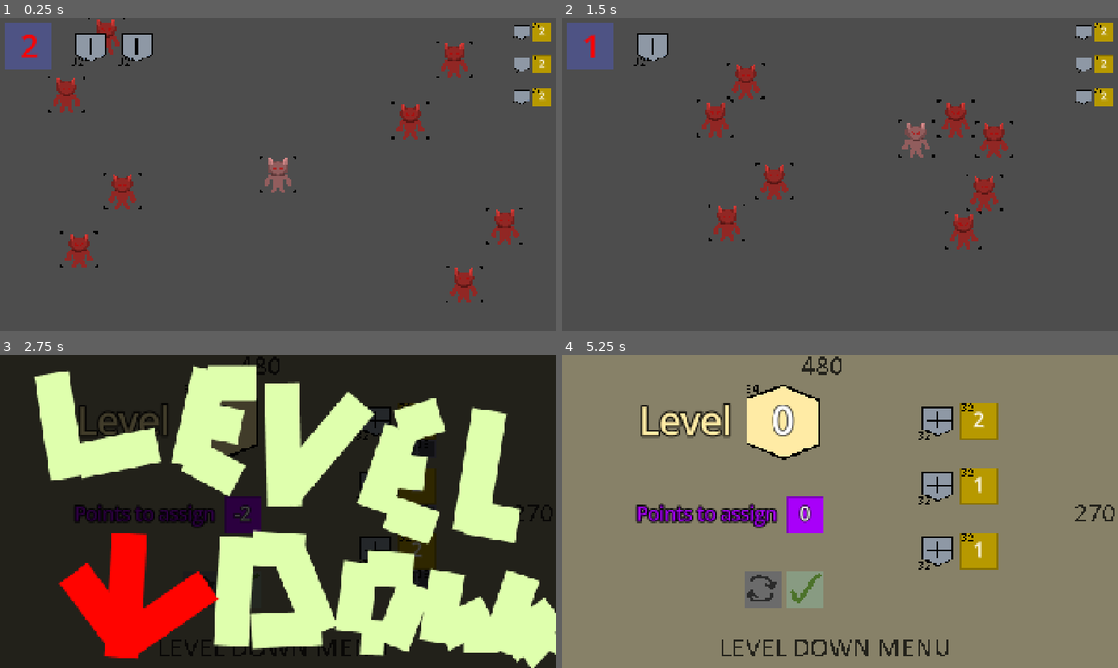
Above: before the commit, frames 1-4 (two rows, left to right).
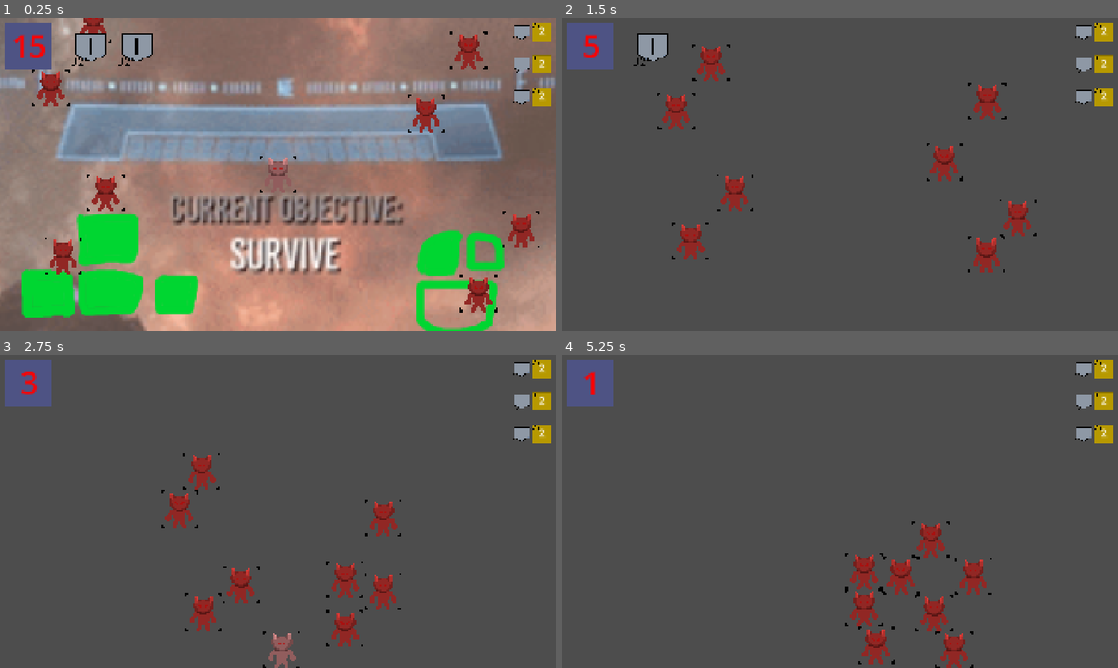
Above: after the commit, the same moments.

Repository: Paul-Sml/GameJam-gmtk2026
Game: Godot game, scene res://game_scene.tscn
Same seed, same stepped clock (60 frames per second), same inputs: the game is played once before the commit and once after it.
Inputs (mouse positions are in pixels of both pictures, inside the frame that each line leads up to):
- Up to frame 1 (0.25 s): no input
- Up to frame 2 (1.5 s): move the mouse to (962, 158) at 0.52 s; hold Right (right) 0.53-1.28 s; click (962, 158) at 0.6 s; move the mouse to (728, 190) at 1.27 s; hold Down (down) from 1.28 s (still down); click (728, 190) at 1.35 s
- Up to frame 3 (2.75 s): release Down (down) at 2 s; click (200, 589) at 2.02 s
- Up to frame 4 (5.25 s): click (806, 589) at 2.77 s; click (979, 448) at 3.52 s; click (979, 514) at 4.27 s; click (979, 580) at 5.02 s

The runs differ from the first frame. In frame 1, 95% of the frame differs, in the area x 0-100%, y 0-100%; in frame 2, 6.0%; in frame 3, 100%; in frame 4, 100%.

Commit message:
armor upgrade working

Diff:
--- a/Entities/Player/player.gd
+++ b/Entities/Player/player.gd
@@ -2,10 +2,6 @@
 class_name Player
 
 @onready var sprite: Sprite2D = $Sprite2D
-
-signal armor_updated(amount: int)
-var resource: CharacterStatsResource
-var current_armor: int = 2
 
 const INVINCIBILITY_DURATION: float = 1.0
 var is_invincible: bool = false
@@ -13,14 +9,10 @@
 @export var speed: float = 600.0
 @onready var hit_box: Hitbox = %HitBox
 @onready var attack_cooldown: Timer = %Cooldown
-const ATTACK_DURATION: float = 0.3
+const ATTACK_DURATION: float = 0.2
 
 var knockback_velocity: Vector2 = Vector2.ZERO
 const KNOCKBACK_POWER: float = 1200
-
-func set_resource(player_resource: CharacterStatsResource) -> void:
-	resource = player_resource
-	current_armor = player_resource.armor
 
 func _physics_process(delta: float) -> void:
 	movement(delta)
@@ -59,10 +51,10 @@
 	take_damage()
 
 func take_damage() -> void:
-	if current_armor == 0:
+	if PlayerStats.current_armor == 0:
 		print("defeat")
-	current_armor -= 1
-	armor_updated.emit(current_armor)
+	PlayerStats.current_armor -= 1
+	PlayerStats.armor_updated.emit(PlayerStats.current_armor)
 
 func start_invincibility() -> void:
 	is_invincible = true
--- a/EventBus.gd
+++ /dev/null
@@ -1,4 +0,0 @@
-extends Node
-
-func _on_downgrage_stat():
-	pass
--- /dev/null
+++ b/PlayerStats.gd
@@ -0,0 +1,10 @@
+extends Node
+
+signal armor_updated(amount: int)
+
+@onready var resource: CharacterStatsResource = CharacterStatsResource.new()
+var current_armor: int = 2
+
+func reset_current_armor() -> void:
+	current_armor = PlayerStats.resource.armor
+	armor_updated.emit(current_armor)
--- a/UI/level_down_menu.gd
+++ b/UI/level_down_menu.gd
@@ -1,9 +1,8 @@
 extends Control
 class_name LevelDownMenu
 
-signal next_level
+signal next_level()
 
-@export var player_resource: CharacterStatsResource
 var saved_player_resource: CharacterStatsResource
 @onready var level_down_transi: TextureButton = %LevelDownTransi
 @onready var armor_button: TextureButton = $Menuing/VBoxContainer2/Armor/TickableCounter/ArmorButton
@@ -20,11 +19,11 @@
 
 func level_down() -> void:
 	print("level down")
-	player_resource.level_down()
+	PlayerStats.resource.level_down()
 	level_down_transi.visible = true
 	get_tree().create_timer(1.0).timeout.connect(func(): can_skip = true)
 	#level_down_transi.disabled = false
-	saved_player_resource = player_resource.duplicate(true)
+	saved_player_resource = PlayerStats.resource.duplicate(true)
 	update_visuals()
 	visible = true
 
@@ -43,54 +42,54 @@
 @onready var speed_label: Label = %SpeedLabel
 
 func update_visuals() -> void:
-	level_label.text = str(player_resource.level)
-	points_label.text = str(player_resource.points_remaining)
-	armor_label.text = str(player_resource.armor)
-	strength_label.text = str(player_resource.strength)
-	speed_label.text = str(player_resource.speed)
-	if player_resource.points_remaining == 0:
+	level_label.text = str(PlayerStats.resource.level)
+	points_label.text = str(PlayerStats.resource.points_remaining)
+	armor_label.text = str(PlayerStats.resource.armor)
+	strength_label.text = str(PlayerStats.resource.strength)
+	speed_label.text = str(PlayerStats.resource.speed)
+	if PlayerStats.resource.points_remaining == 0:
 		visible_buttons(false)
 	else:
 		visible_buttons(true)
 
 func _on_armor_button_pressed() -> void:
-	if player_resource.points_remaining < 0:
-		player_resource.armor -= 1
-		armor_label.text = str(player_resource.armor)
-		player_resource.points_remaining += 1
-		points_label.text = str(player_resource.points_remaining)
-		if player_resource.points_remaining == 0:
+	if PlayerStats.resource.points_remaining < 0:
+		PlayerStats.resource.armor -= 1
+		armor_label.text = str(PlayerStats.resource.armor)
+		PlayerStats.resource.points_remaining += 1
+		points_label.text = str(PlayerStats.resource.points_remaining)
+		if PlayerStats.resource.points_remaining == 0:
 			visible_buttons(false)
 
 func _on_strength_button_pressed() -> void:
-	if player_resource.points_remaining < 0:
-		player_resource.strength -= 1
-		strength_label.text = str(player_resource.strength)
-		player_resource.points_remaining += 1
-		points_label.text = str(player_resource.points_remaining)
-		if player_resource.points_remaining == 0:
+	if PlayerStats.resource.points_remaining < 0:
+		PlayerStats.resource.strength -= 1
+		strength_label.text = str(PlayerStats.resource.strength)
+		PlayerStats.resource.points_remaining += 1
+		points_label.text = str(PlayerStats.resource.points_remaining)
+		if PlayerStats.resource.points_remaining == 0:
 			visible_buttons(false)
 
 func _on_speed_button_pressed() -> void:
-	if player_resource.points_remaining < 0:
-		player_resource.speed -= 1
-		speed_label.text = str(player_resource.speed)
-		player_resource.points_remaining += 1
-		points_label.text = str(player_resource.points_remaining)
-		if player_resource.points_remaining == 0:
+	if PlayerStats.resource.points_remaining < 0:
+		PlayerStats.resource.speed -= 1
+		speed_label.text = str(PlayerStats.resource.speed)
+		PlayerStats.resource.points_remaining += 1
+		points_label.text = str(PlayerStats.resource.points_remaining)
+		if PlayerStats.resource.points_remaining == 0:
 			visible_buttons(false)
 
-func visible_buttons(visible: bool) -> void:
-	armor_button.modulate = Color(1, 1, 1, 1 if visible else 0)
-	strength_button.modulate = Color(1, 1, 1, 1 if visible else 0)
-	speed_button.modulate = Color(1, 1, 1, 1 if visible else 0)
+func visible_buttons(_is_visible: bool) -> void:
+	armor_button.modulate = Color(1, 1, 1, 1 if _is_visible else 0)
+	strength_button.modulate = Color(1, 1, 1, 1 if _is_visible else 0)
+	speed_button.modulate = Color(1, 1, 1, 1 if _is_visible else 0)
 
 func _on_reset_pressed() -> void:
-	player_resource = saved_player_resource.duplicate_deep(Resource.DEEP_DUPLICATE_ALL)
+	PlayerStats.resource = saved_player_resource.duplicate_deep(Resource.DEEP_DUPLICATE_ALL)
 	update_visuals()
 
 func _on_validate_pressed() -> void:
-	if player_resource.points_remaining < 0:
+	if PlayerStats.resource.points_remaining < 0:
 		remaining_points_texture.modulate = Color(1, 0.2, 0.2, 1)
 		await get_tree().create_timer(1).timeout
 		remaining_points_texture.modulate = Color(1, 1, 1, 1)
--- a/game_manager.gd
+++ b/game_manager.gd
@@ -7,35 +7,57 @@
 	"res://Maps/level-1.tscn"
 ]
 var timers: Array[int] = [
-	2,
-	2,
-	2
+	5,
+	5,
+	5
 ]
 
+@onready var armor_label: Label = %ArmorLabel
+@onready var strength_label: Label = %StrengthLabel
+@onready var speed_label: Label = %SpeedLabel
 
 @onready var current_level: Node2D = %CurrentLevel
 @onready var canvas_layer: CanvasLayer = %CanvasLayer
 @onready var level_down_menu: LevelDownMenu = %LevelDownMenu
 @onready var timer: GameTimer = %Timer
+@onready var survive: Sprite2D = %Survive
 
 @onready var armor_icons: HBoxContainer = %ArmorIcons
 
 func _ready() -> void:
+	PlayerStats.armor_updated.connect(_on_player_armor_updated)
 	new_stage()
 
 func new_stage() -> void:
 	print("new level !")
 	load_stage(level_id)
-	level_id += 1
-	var player: Player = find_player_in_current_level()
-	if player == null:
-		push_error("No player found in current level")
-		return
-	player.armor_updated.connect(_on_player_armor_updated)
+
+	armor_label.text = str(PlayerStats.resource.armor)
+	strength_label.text = str(PlayerStats.resource.strength)
+	speed_label.text = str(PlayerStats.resource.speed)
+
+	survive.visible = true
+	await wait_for_input()
+	survive.visible = false
+
+	PlayerStats.reset_current_armor()
 	current_level.visible = true
 	current_level.process_mode = Node2D.PROCESS_MODE_INHERIT
 	canvas_layer.visible = true
+	timer.start_timer(timers[level_id])
+	level_id += 1
 
+func wait_for_input() -> void:
+	while true:
+		await get_tree().process_frame
+		if (
+			Input.is_action_just_pressed("left") or \
+			Input.is_action_just_pressed("right") or \
+			Input.is_action_just_pressed("up") or \
+			Input.is_action_just_pressed("down") or \
+			Input.is_action_just_pressed("LMB")
+			):
+			break
 
 func load_stage(index: int) -> void:
 	print("loading level ", index)
@@ -44,7 +66,6 @@
 	var level_instance: Node = level_scene.instantiate()
 
 	current_level.add_child(level_instance)
-	timer.start_timer(timers[index])
 
 func find_player_in_current_level() -> Player:
 	for player in get_tree().get_nodes_in_group("player"):
--- a/game_scene.tscn
+++ b/game_scene.tscn
@@ -4,20 +4,24 @@
 [ext_resource type="PackedScene" uid="uid://do8qr8om2w3yh" path="res://UI/Timer/timer.tscn" id="1_mlf6e"]
 [ext_resource type="PackedScene" uid="uid://cqk7qvvfkqgfr" path="res://UI/level_down_menu.tscn" id="3_v1wow"]
 [ext_resource type="Texture2D" uid="uid://dltodj6c2ycd1" path="res://Assets/LevelDownMenu/stat_icon_armor.png" id="4_kdryc"]
-[ext_resource type="Script" uid="uid://dn6pv21vjkypn" path="res://Entities/Player/PlayerStats/CharStatsResource.gd" id="4_mixcd"]
 [ext_resource type="Texture2D" uid="uid://b1yysssaxylsf" path="res://Assets/LevelDownMenu/stat_holder.png" id="5_e35lh"]
+[ext_resource type="Texture2D" uid="uid://4iy3dio86avk" path="res://Assets/Other UI/survive_screen.png" id="6_e35lh"]
 [ext_resource type="Texture2D" uid="uid://dtchdch4nigm1" path="res://Assets/LevelDownMenu/stat_button.png" id="6_udeyl"]
-
-[sub_resource type="Resource" id="Resource_v1wow"]
-script = ExtResource("4_mixcd")
-metadata/_custom_type_script = "uid://dn6pv21vjkypn"
 
 [node name="GameScene" type="Node2D" unique_id=312310118]
 script = ExtResource("1_mj2jn")
 
 [node name="CurrentLevel" type="Node2D" parent="." unique_id=2007242987]
 unique_name_in_owner = true
+process_mode = 4
 position = Vector2(960, 540)
+
+[node name="Survive" type="Sprite2D" parent="." unique_id=1964489980]
+unique_name_in_owner = true
+z_index = -1
+position = Vector2(960, 540)
+scale = Vector2(4, 4)
+texture = ExtResource("6_e35lh")
 
 [node name="CanvasLayer" type="CanvasLayer" parent="." unique_id=448152598]
 unique_name_in_owner = true
@@ -221,7 +225,6 @@
 unique_name_in_owner = true
 visible = false
 mouse_filter = 0
-player_resource = SubResource("Resource_v1wow")
 
 [connection signal="timer_reached_zero" from="CanvasLayer/Timer" to="." method="_on_timer_timer_reached_zero"]
 [connection signal="next_level" from="LevelDownMenu" to="." method="_on_next_level"]
--- a/project.godot
+++ b/project.godot
@@ -17,7 +17,7 @@
 
 [autoload]
 
-EventBus="*uid://bdlh56c38mvgx"
+PlayerStats="*uid://ceiycduf6mtp1"
 
 [display]
 
Binary file added: Assets/Other UI/survive_screen.png
Not shown, added: Assets/Other UI/survive_screen.png.import
Not shown, removed: EventBus.gd.uid
Not shown, added: PlayerStats.gd.uid
